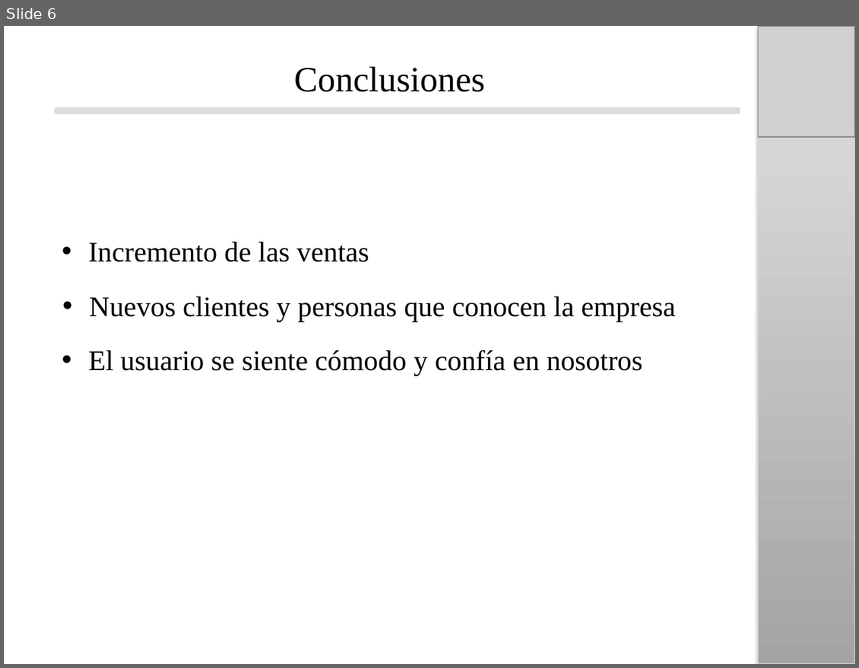
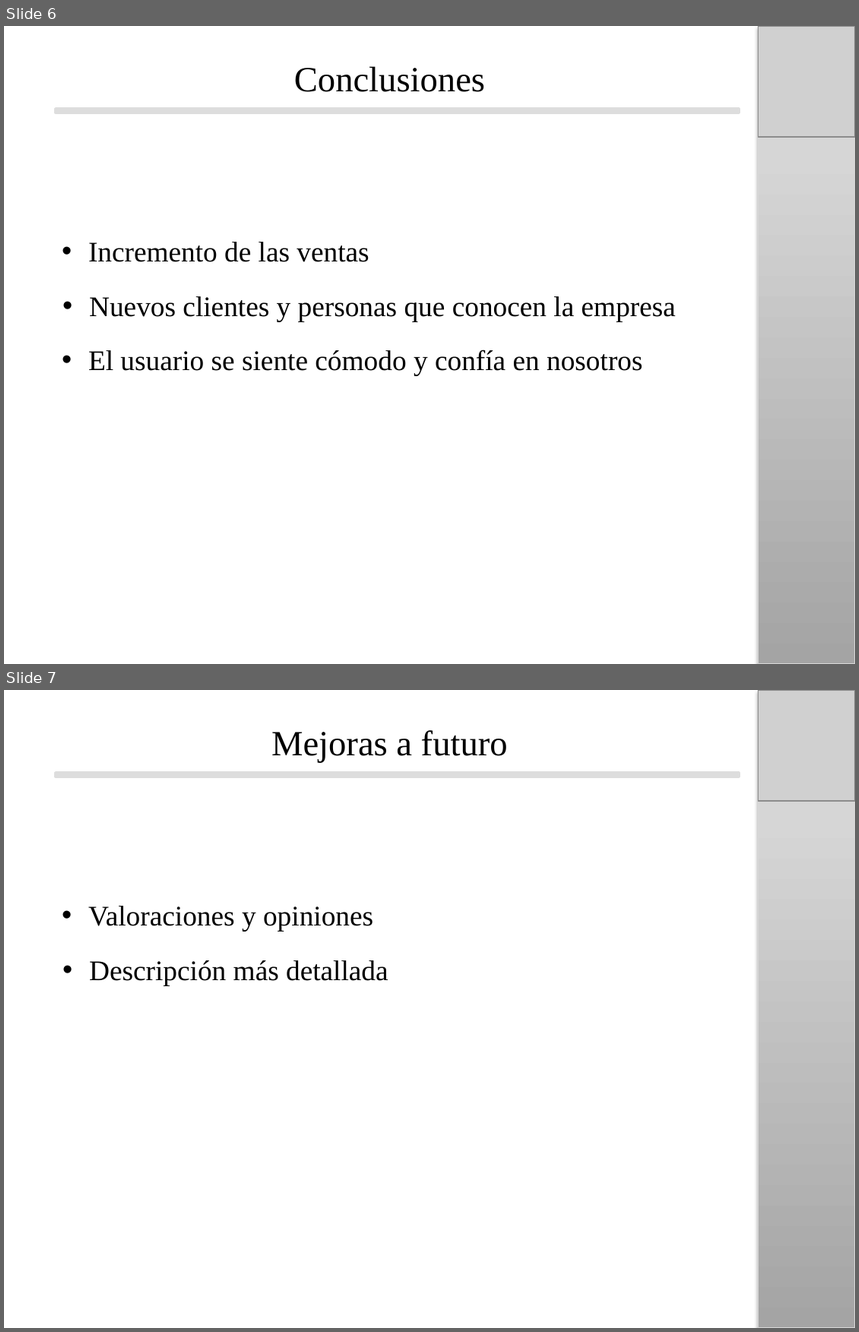
Before and after one commit to michel-fdzzz/Proyecto, a slide deck: MICHEL & CO.pptx. Shown one above the other, each under a label of ours: slide 6 before the commit, slides 6 and 7 after it. The pictures are 859x668 and 859x1332 pixels, drawn with LibreOffice and Linux fonts; fonts in the diff are those of the drawing; grey boxes stand for pictures. Boxes give left, top, right and bottom in pixels: in the first picture for what was removed or moved away, otherwise in the second. Text is boxed around its words. In the diff, an @@ line names an element or a change of style, - is before the commit and + after.

```diff
--- a/MICHEL & CO.pptx
+++ b/MICHEL & CO.pptx
@@ slide 7 added at (x1=4, y1=690, x2=855, y2=1328), background #FFFFFF @@
@@ rectangle added at (x1=758, y1=690, x2=855, y2=1328), fill gradient #A5A5A5 to #D6D6D6 to #D7D7D7, outline #D8D8D8 0.75 pt @@
@@ picture added at (x1=758, y1=690, x2=855, y2=801) @@
@@ text added at (x1=272, y1=730, x2=508, y2=763), 30 pt, text #000000 @@
+Mejoras a futuro
@@ rectangle added at (x1=56, y1=773, x2=740, y2=777), fill #DDDDDD, outline #DDDDDD 2 pt @@
@@ text added at (x1=88, y1=906, x2=373, y2=932), 24 pt, text #000000 @@
+• Valoraciones y opiniones
@@ text added at (x1=89, y1=961, x2=389, y2=986), 24 pt, text #000000 @@
+• Descripción más detallada
```
Also in this commit, not shown: 1 other file.
